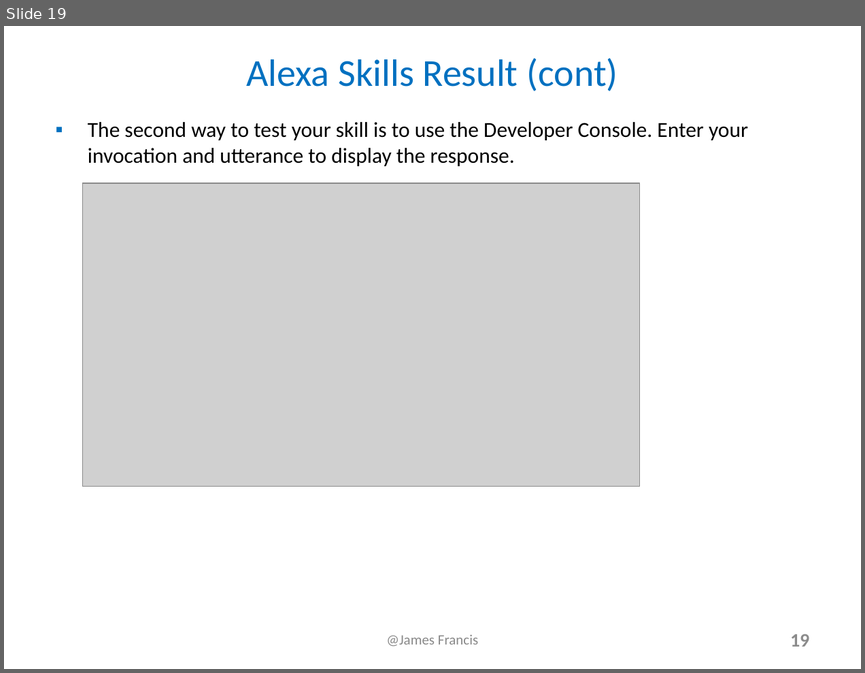
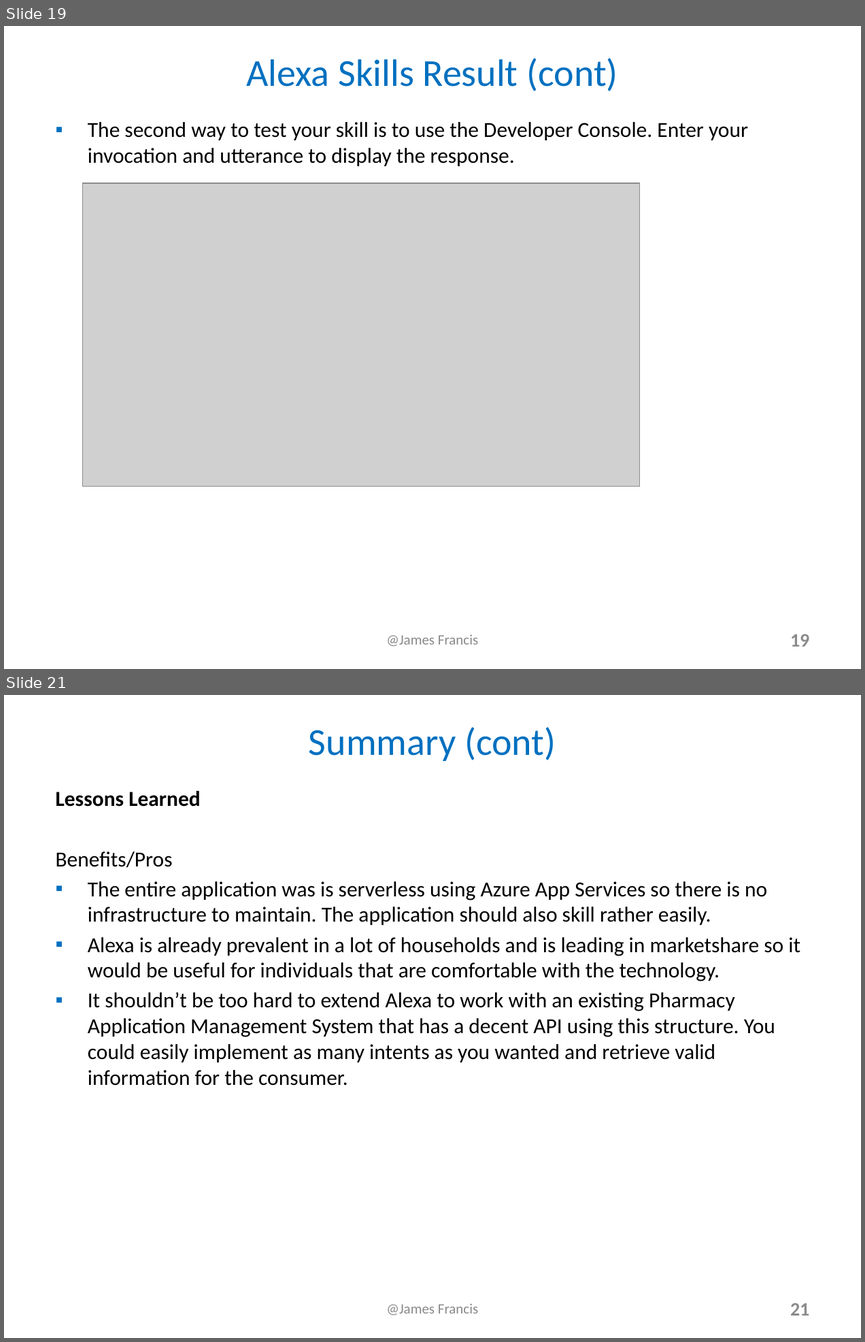
Before and after one commit to james-francis/DeepAzure-FinalProject, a slide deck: Alexa_JamesFrancis_Presentation.pptx. Shown one above the other, each under a label of ours: slide 19 before the commit, slides 19 and 21 after it; the slides between them are not shown. The pictures are 865x673 and 865x1342 pixels, drawn with LibreOffice and Linux fonts; fonts in the diff are those of the drawing; grey boxes stand for pictures. Boxes give left, top, right and bottom in pixels: in the first picture for what was removed or moved away, otherwise in the second. Text is boxed around its words. In the diff, an @@ line names an element or a change of style, - is before the commit and + after.

```diff
--- a/Alexa_JamesFrancis_Presentation.pptx
+++ b/Alexa_JamesFrancis_Presentation.pptx
@@ slide 21 added at (4,695,861,1338), background #FFFFFF @@
@@ title added at (309,727,555,761), 32 pt, text #0070C0 @@
+Summary (cont)
@@ text added at (56,791,800,1085), 18 pt, text #000000 @@
+Lessons Learned
+Benefits/Pros
+▪ The entire application was is serverless using Azure App Services so there is no infrastructure to maintain. The application should also skill rather easily.
+▪ Alexa is already prevalent in a lot of households and is leading in marketshare so it would be useful for individuals that are comfortable with the technology.
+▪ It shouldn’t be too hard to extend Alexa to work with an existing Pharmacy Application Management System that has a decent API using this structure. You could easily implement as many intents as you wanted and retrieve valid information for the consumer.
@@ text added at (386,1303,478,1315), 12 pt, text #898989 @@
+@James Francis
@@ page number added at (790,1303,809,1315), 16 pt, text #8C8C8C, bold @@
+21
```
Also in this commit, not shown: 3 slides changed, 3 other slides added, 1 other file.
